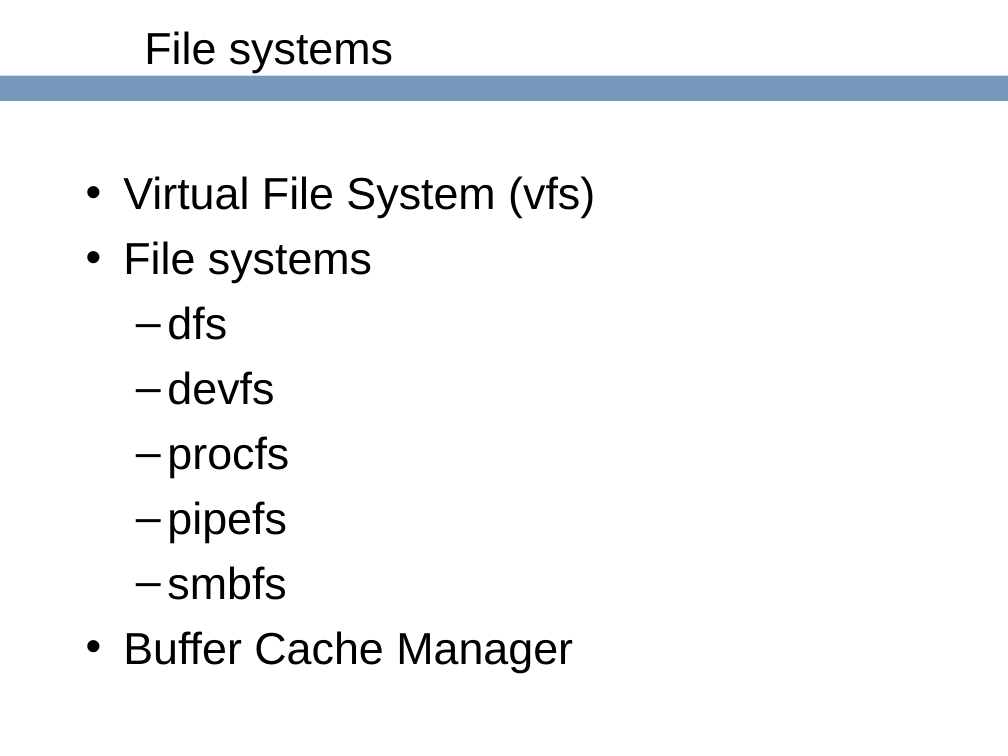
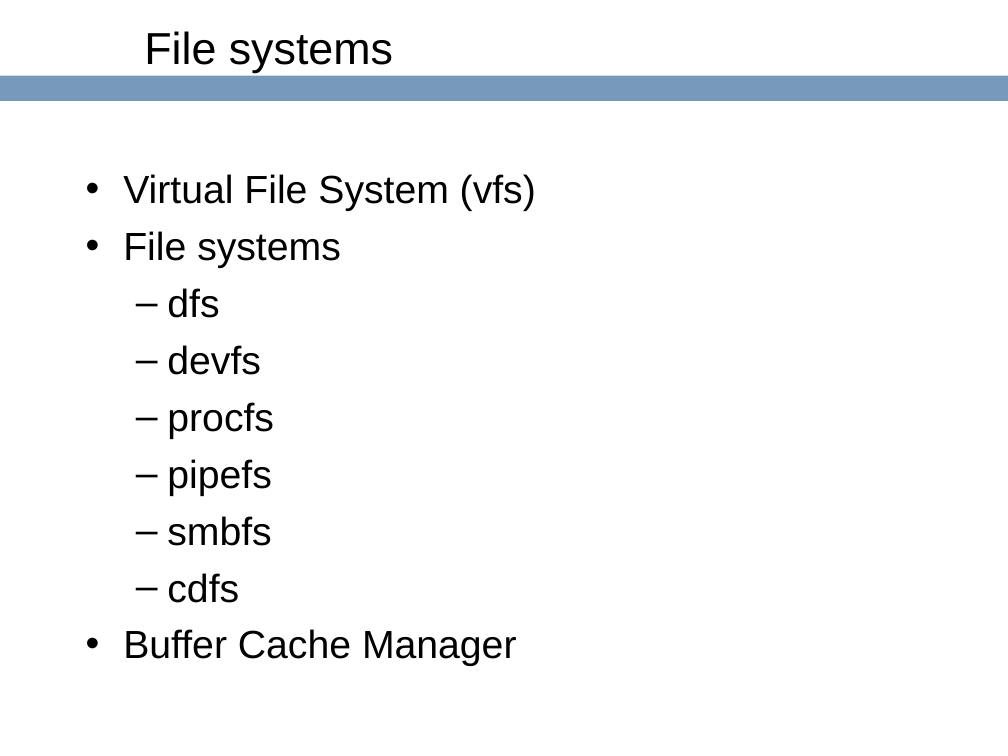
Before and after one commit to ringgaard/sanos, a slide deck: slide 59 of doc/sanostech.ppt. Drawn at 1008x756 pixels with LibreOffice and Linux fonts; fonts in the diff are those of the drawing; background and template pictures are left out. Boxes give left, top, right and bottom in pixels: in the first picture for what was removed or moved away, otherwise in the second. Text is boxed around its words. In the diff, an @@ line names an element or a change of style, - is before the commit and + after.

```diff
--- a/doc/sanostech.ppt
+++ b/doc/sanostech.ppt
@@ text at bbox=[123, 174, 536, 666]: size 32 to 28 pt; less space between paragraphs @@
@@ text at bbox=[167, 573, 239, 603]: paragraph added @@
+  – cdfs
```
Also in this commit, not shown: 1 other slide changed.
